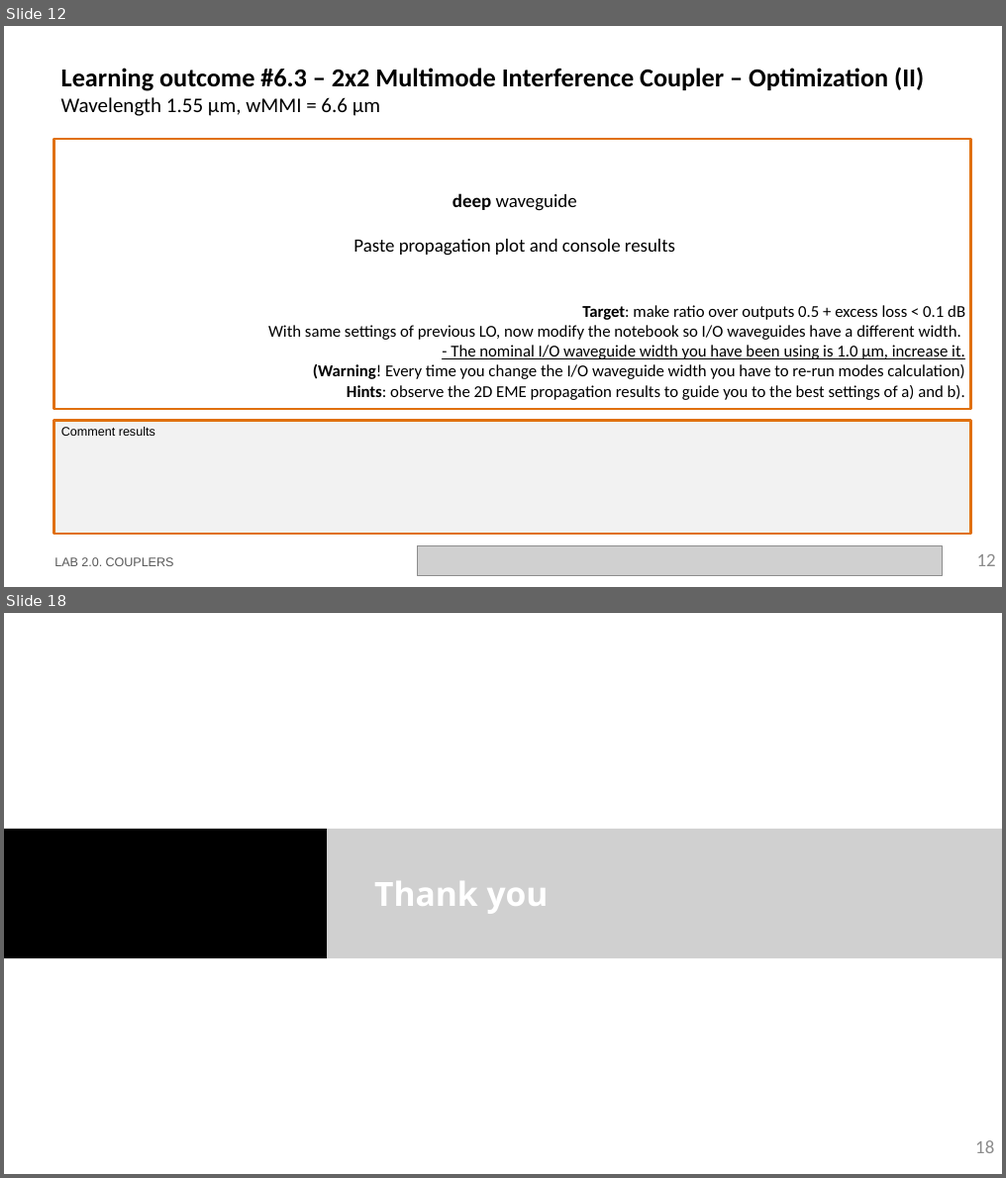
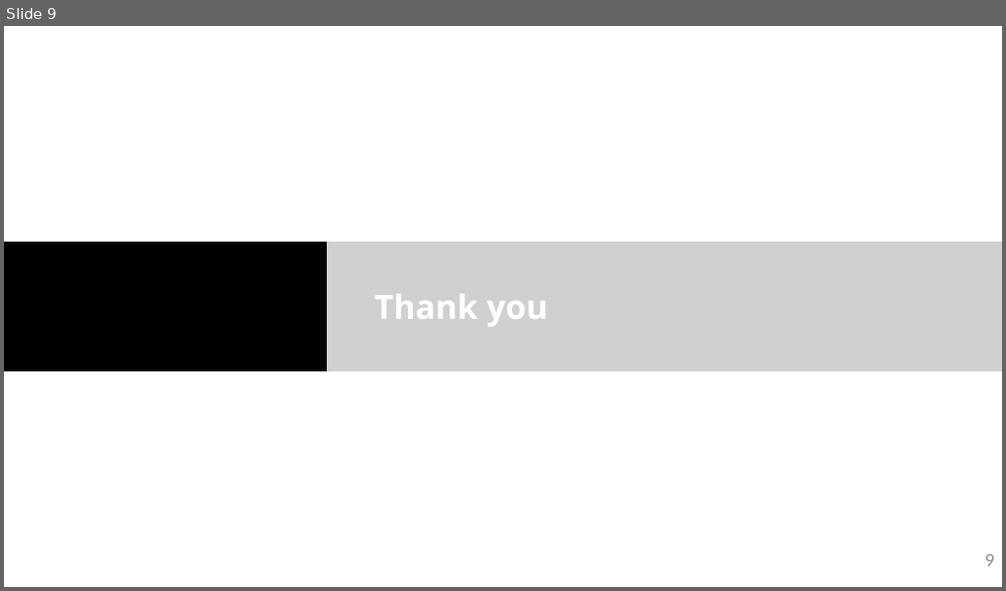
Before and after one commit to cccanvas-upv/ipsp-lab2, a slide deck: LabBook_20.pptx. Shown one above the other, each under a label of ours: slides 12 and 18 before the commit, slide 9 after it; the slides between them are not shown. The pictures are 1006x1178 and 1006x591 pixels, drawn with LibreOffice and Linux fonts; fonts in the diff are those of the drawing; grey boxes stand for pictures; background and template pictures are left out. Boxes give left, top, right and bottom in pixels: in the first picture for what was removed or moved away, otherwise in the second. Text is boxed around its words. In the diff, an @@ line names an element or a change of style, - is before the commit and + after.

```diff
--- a/LabBook_20.pptx
+++ b/LabBook_20.pptx
@@ slide 12 removed at bbox=[4, 26, 1002, 587], background #FFFFFF @@
@@ title removed at bbox=[61, 67, 924, 116] @@
-Learning outcome #6.3 – 2x2 Multimode Interference Coupler – Optimization (II)
-Wavelength 1.55 µm, wMMI = 6.6 µm
@@ rectangle removed at bbox=[54, 139, 971, 410] @@
@@ text removed at bbox=[268, 193, 965, 400] @@
-deep waveguide
-Paste propagation plot and console results
-Target: make ratio over outputs 0.5 + excess loss < 0.1 dB
-With same settings of previous LO, now modify the notebook so I/O waveguides have a different width.
-- The nominal I/O waveguide width you have been using is 1.0 µm, increase it.
-(Warning! Every time you change the I/O waveguide width you have to re-run modes calculation)
-Hints: observe the 2D EME propagation results to guide you to the best settings of a) and b).
@@ rectangle removed at bbox=[54, 421, 971, 534] @@
-Comment results
@@ text removed at bbox=[54, 558, 174, 567] @@
-LAB 2.0. COUPLERS
@@ picture removed at bbox=[417, 547, 943, 576] @@
@@ page number removed at bbox=[977, 555, 996, 567] @@
-12
@@ what was slide 18 is now slide 9 @@
@@ page number at bbox=[985, 555, 995, 567]: text changed @@
-18
+9
```
Also in this commit, not shown: 8 slides changed, 8 other slides removed, 3 other files.
